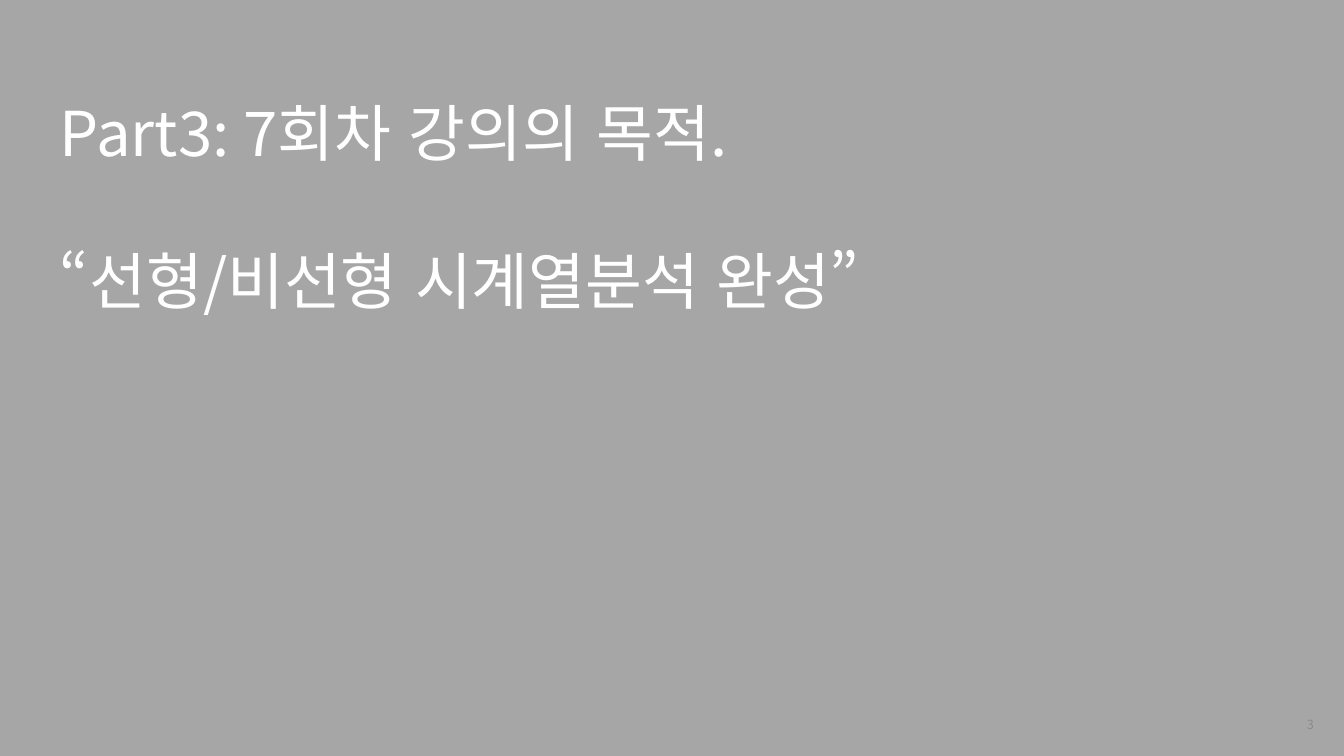
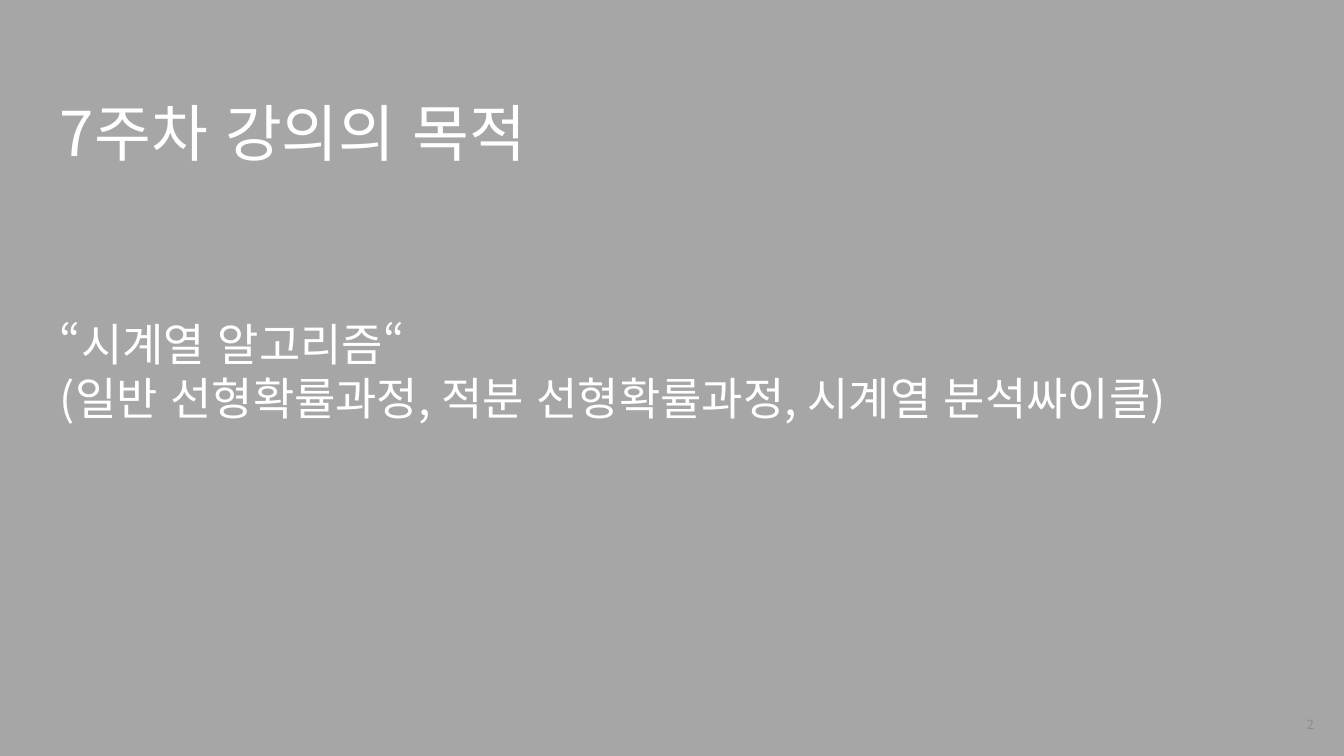
Before and after one commit to heycwkim/TimeSeriesAnalysis, a slide deck: slide 2 of Shared/[패스트캠퍼스] 7강의자료_김경원박사.pptx (slide 3 before the commit). Drawn at 1344x756 pixels with LibreOffice and Linux fonts; fonts in the diff are those of the drawing; background and template pictures are left out. Boxes give left, top, right and bottom in pixels: in the first picture for what was removed or moved away, otherwise in the second. Text is boxed around its words. In the diff, an @@ line names an element or a change of style, - is before the commit and + after.

```diff
--- a/Shared/[패스트캠퍼스] 7강의자료_김경원박사.pptx
+++ b/Shared/[패스트캠퍼스] 7강의자료_김경원박사.pptx
@@ text at <box>60,105,1166,424</box>: text changed; size 44 to 32 pt @@
-Part3: 7회차 강의의 목적.
-“선형/비선형 시계열분석 완성”
+7주차 강의의 목적
+“시계열 알고리즘“
+(일반 선형확률과정, 적분 선형확률과정, 시계열 분석싸이클)
```
Also in this commit, not shown: 5 other slides changed, 17 slides added, 2 slides removed, 11 other files.
